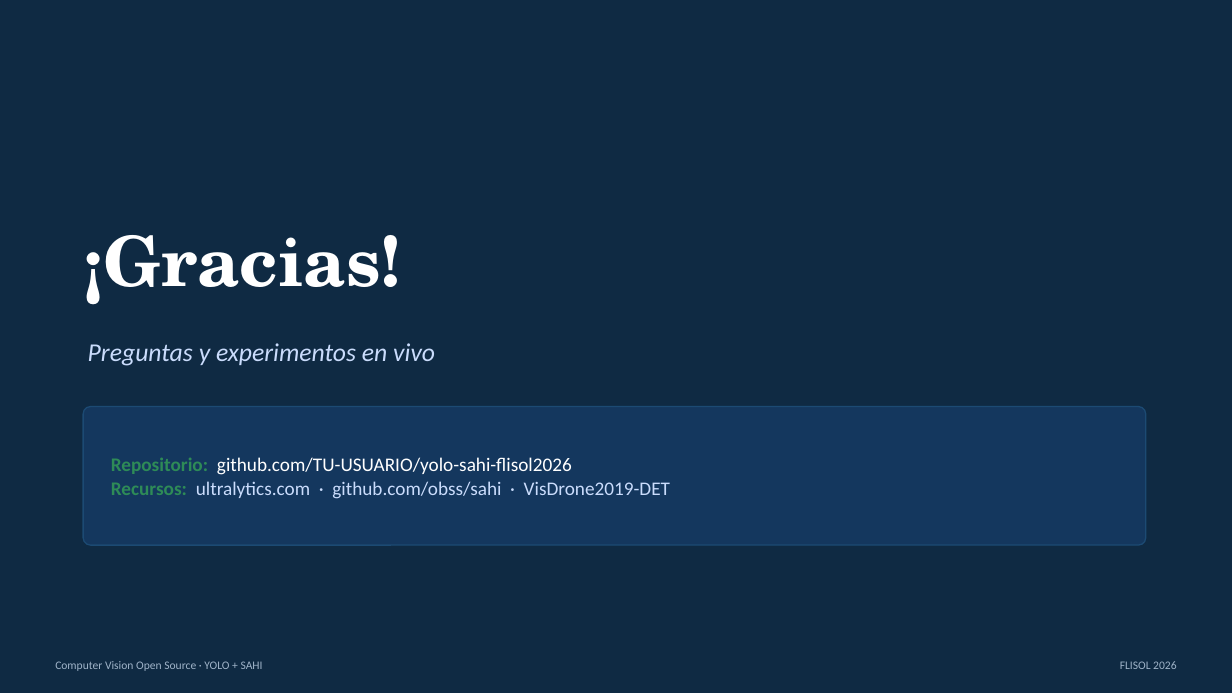
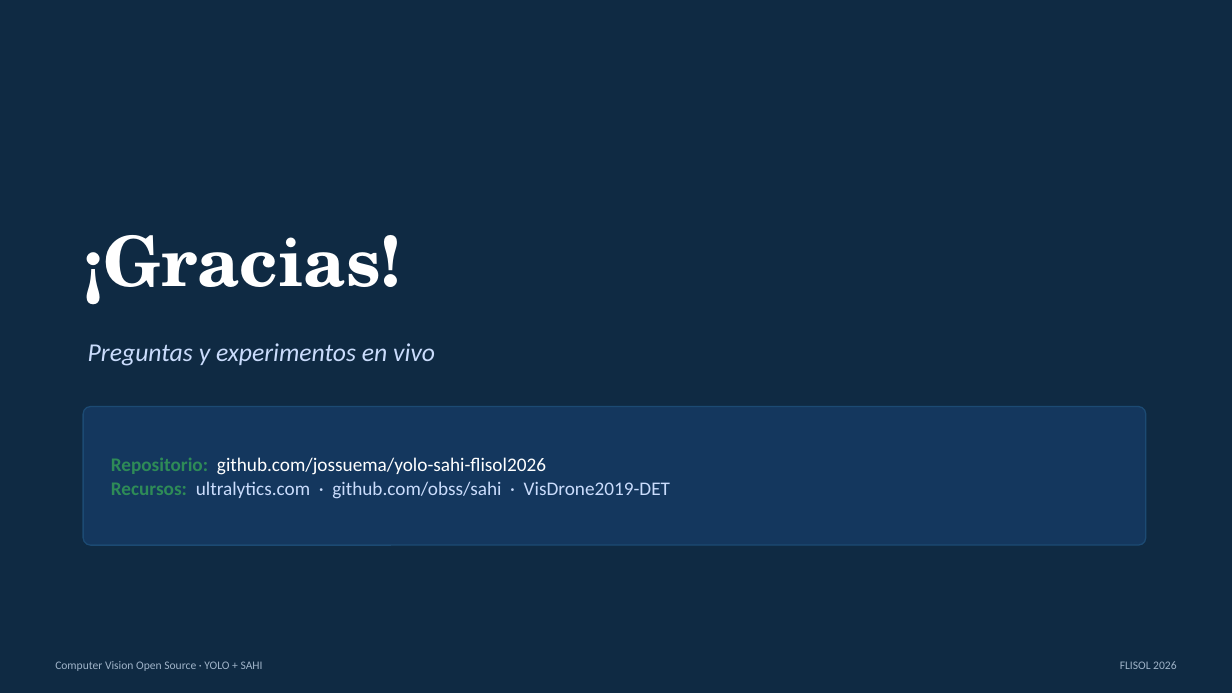
Before and after one commit to jossuema/yolo-sahi-flisol2026, a slide deck: slide 27 of slides/YOLO_SAHI_FLISOL2026.pptx (slide 25 before the commit). Drawn at 1232x693 pixels with LibreOffice and Linux fonts; fonts in the diff are those of the drawing. Boxes give left, top, right and bottom in pixels: in the first picture for what was removed or moved away, otherwise in the second. Text is boxed around its words. In the diff, an @@ line names an element or a change of style, - is before the commit and + after.

```diff
--- a/slides/YOLO_SAHI_FLISOL2026.pptx
+++ b/slides/YOLO_SAHI_FLISOL2026.pptx
@@ text at [111, 457, 670, 499]: text changed @@
-Repositorio: github.com/TU-USUARIO/yolo-sahi-flisol2026
-Recursos: ultralytics.com · github.com/obss/sahi · VisDrone2019-DET
+Repositorio: github.com/jossuema/yolo-sahi-flisol2026
+Recursos: ultralytics.com · github.com/obss/sahi · VisDrone2019-DET
```
Also in this commit, not shown: 4 other slides changed, 2 slides added, 1 other file.
